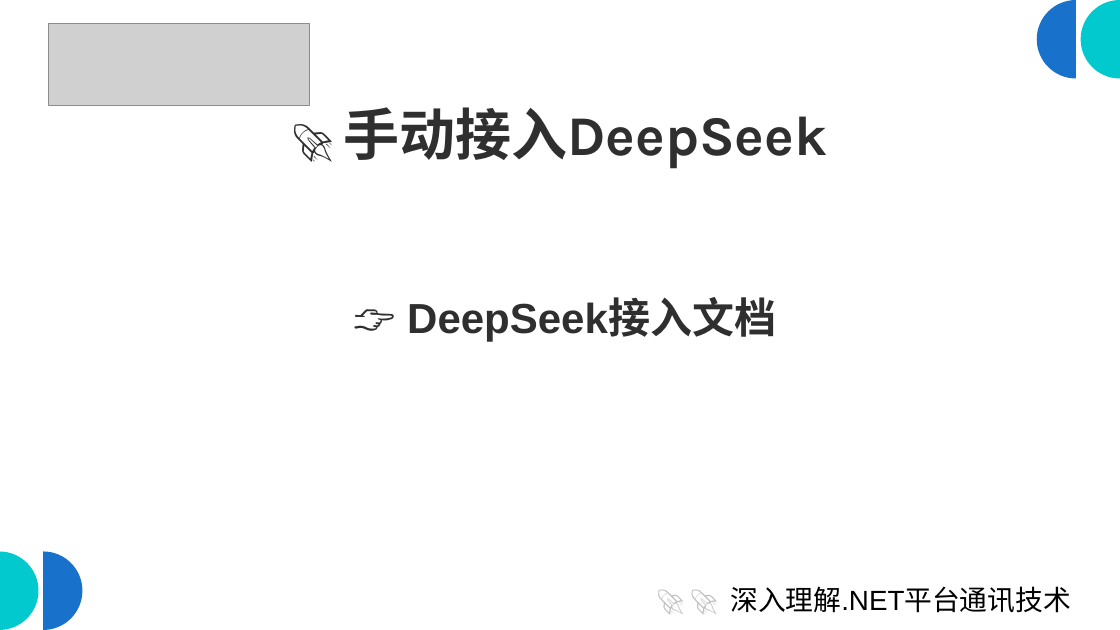
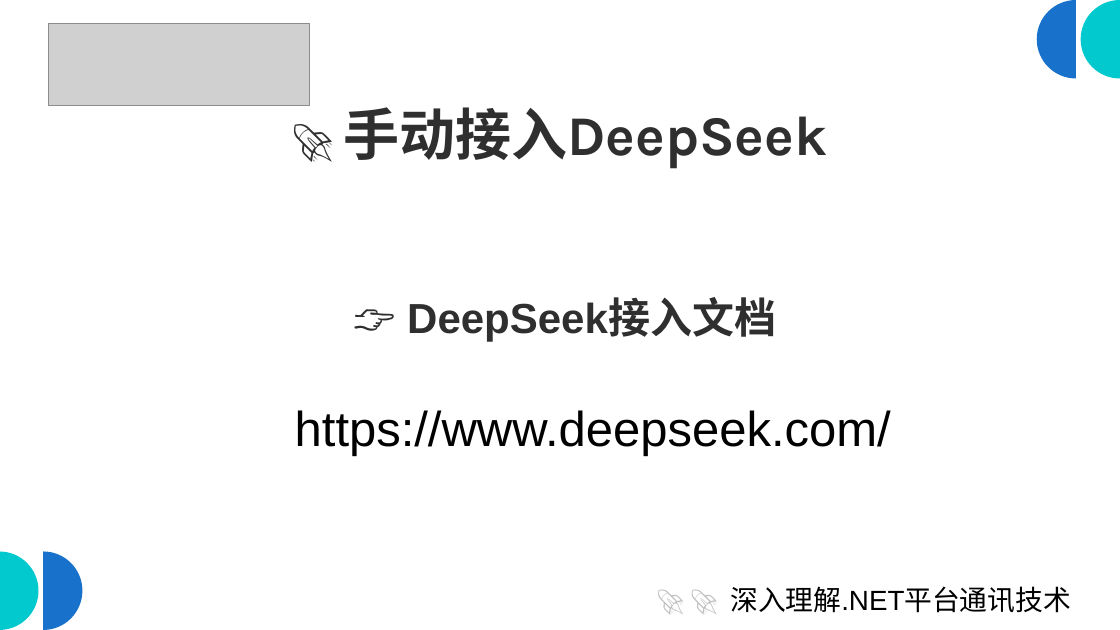
Before and after one commit to scottfly189/dotnet_net_course, a slide deck: slide 4 of src/4.DeepseekDemo/deep_seek.odp. Drawn at 1120x630 pixels with LibreOffice and Linux fonts; fonts in the diff are those of the drawing; grey boxes stand for pictures. Boxes give left, top, right and bottom in pixels: in the first picture for what was removed or moved away, otherwise in the second. Text is boxed around its words. In the diff, an @@ line names an element or a change of style, - is before the commit and + after.

```diff
--- a/src/4.DeepseekDemo/deep_seek.odp
+++ b/src/4.DeepseekDemo/deep_seek.odp
@@ text added at (295, 410, 891, 456), 42 pt, text #000000 @@
+https://www.deepseek.com/
```
Also in this commit, not shown: 5 other slides changed, 1 slide added, 2 slides removed, 6 other files.
